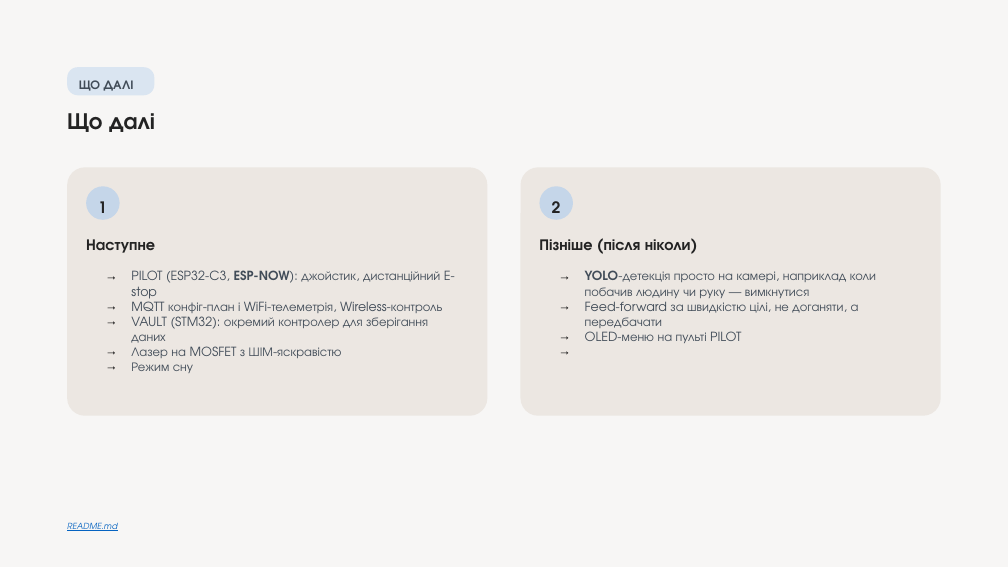
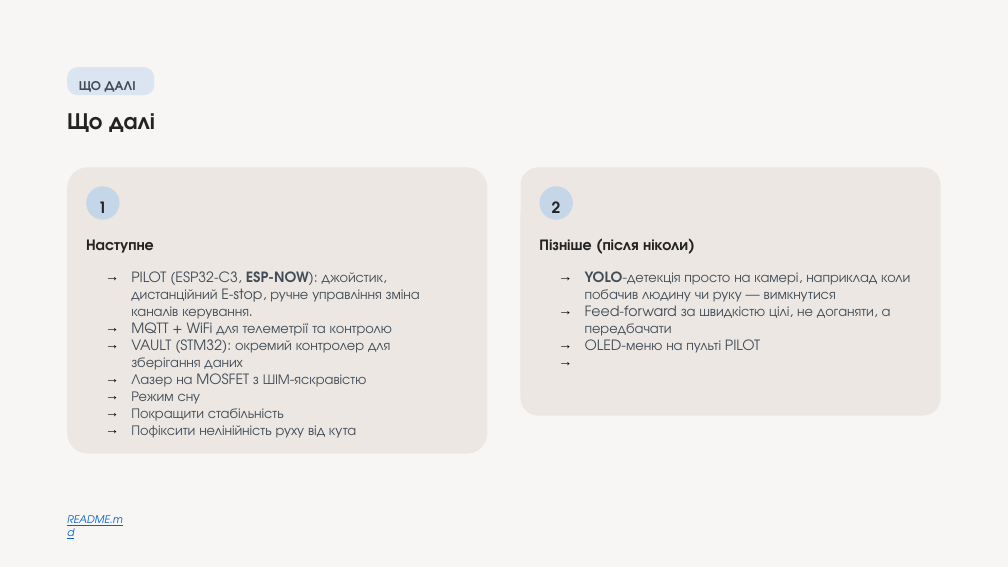
Before and after one commit to melnikvitaly/workshops, a slide deck: slide 13 of workshop-7-final_project/docs/assestment/presentation/Laser Gimbal with Camera Tracking on ESP32-S3.pptx. Drawn at 1008x567 pixels with LibreOffice and Linux fonts; fonts in the diff are those of the drawing. Boxes give left, top, right and bottom in pixels: in the first picture for what was removed or moved away, otherwise in the second. Text is boxed around its words. In the diff, an @@ line names an element or a change of style, - is before the commit and + after.

```diff
--- a/workshop-7-final_project/docs/assestment/presentation/Laser Gimbal with Camera Tracking on ESP32-S3.pptx
+++ b/workshop-7-final_project/docs/assestment/presentation/Laser Gimbal with Camera Tracking on ESP32-S3.pptx
@@ text "ЩО ДАЛІ" at (79,81,136,92): size 12 to 12.5 pt @@
@@ rounded rectangle: place and size @@
-rounded rectangle at (67,167,488,416)
+rounded rectangle at (67,167,488,454)
@@ text "Наступне" at (86,239,154,253): size 15 to 14.8 pt @@
@@ text "Пізніше (після ніколи)" at (539,239,688,251): size 15 to 14.8 pt @@
@@ text "YOLO-детекція просто на камері, наприклад ..." at (585,271,910,353): size 12 to 13.5 pt @@
@@ text at (131,271,420,340): text changed; size 12 to 13.5 pt @@
-→ PILOT (ESP32-C3, ESP-NOW): джойстик, дистанційний E-stop
-→ MQTT конфіг-план і WiFi-телеметрія, Wireless-контроль
+→ PILOT (ESP32-C3, ESP-NOW): джойстик, дистанційний E-stop, ручне управління зміна каналів керування.
+→ MQTT + WiFi для телеметрії та контролю
@@ text at (131,339,390,404): size 12 to 13.5 pt in "VAULT (STM32): окремий контролер для зберігання даних", "Лазер на MOSFET з ШІМ-яскравістю", "Режим сну" @@
@@ text at (131,408,356,438): paragraphs added @@
+→ Покращити стабільність
+→ Пофіксити нелінійність руху від кута
@@ text "README.md" at (67,515,122,529): size 8 to 10 pt @@
```
Also in this commit, not shown: 12 other slides changed, 1 other file.
